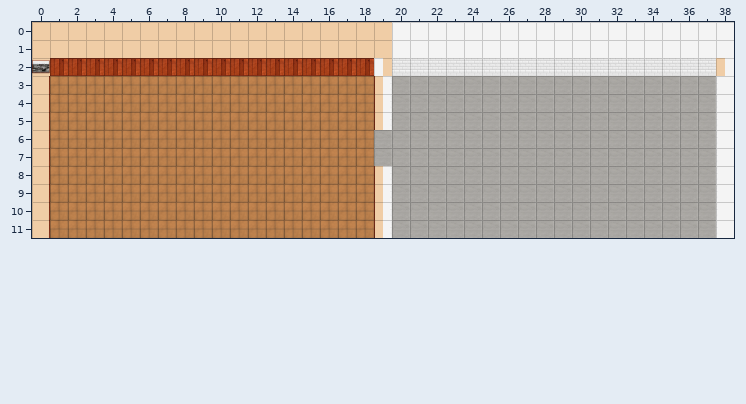
Level history. Tiled map: x64/¡Paella va!/Assets/Tilemap/Jornada2.tmx. Above: the version before the commit.
Cells are 64x64 px. Shown: x 0..38, y 0..11.
After the commit:
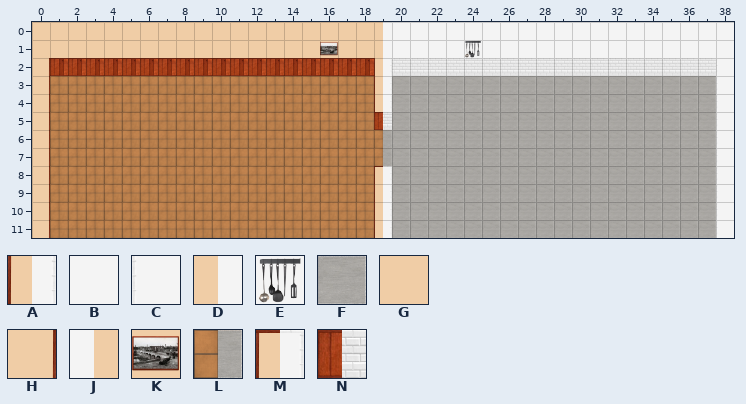
Key: from "Tileset": A 0, B 1, C 3, D 5, E 6, F 7, G 9, H 12, J 13, K 14, L 18, M 19, N 24.
_ is an empty cell.
Tiles replaced or removed in this view: A, B, D, F, G, J, K.
Difference:
Changed rows in their new state; . is an unchanged cell.
Layer "Capa de patrones 1":
first column x 0:
 0 ...................D...................
 1 ................K..D....E..............
 2 H..................A..................C
 5 ...................N...................
 6 ...................L...................
 7 ...................L...................
 8 ...................M...................
Pixel boxes of the changes (left, top, right, bottom) in both pictures:
changed: (374, 22, 392, 76)
changed: (320, 42, 338, 56)
changed: (465, 40, 481, 58)
changed: (32, 58, 50, 76)
changed: (716, 58, 725, 76)
changed: (374, 112, 392, 167)
